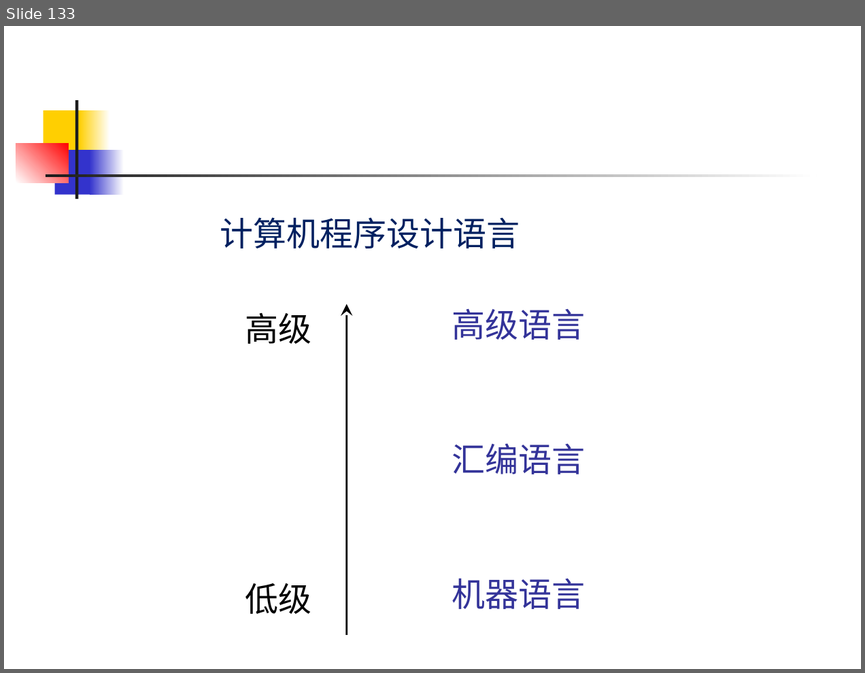
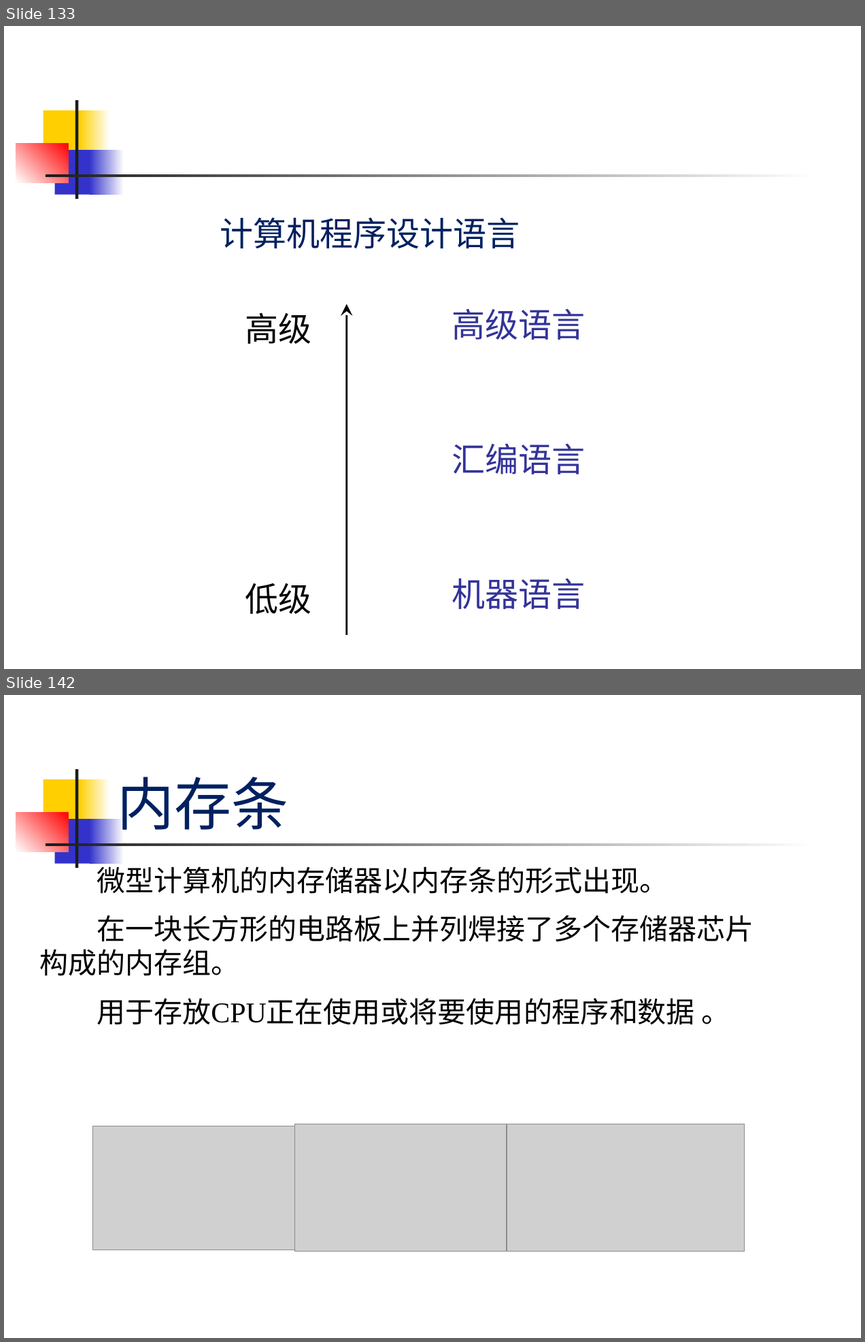
Before and after one commit to sans123wx/class, a slide deck: 计算机应用基础/第1章计算机基础/第1.1章 计算机概述 .pptx. Shown one above the other, each under a label of ours: slide 133 before the commit, slides 133 and 142 after it; the slides between them are not shown. The pictures are 865x673 and 865x1342 pixels, drawn with LibreOffice and Linux fonts; fonts in the diff are those of the drawing; grey boxes stand for pictures. Boxes give left, top, right and bottom in pixels: in the first picture for what was removed or moved away, otherwise in the second. Text is boxed around its words. In the diff, an @@ line names an element or a change of style, - is before the commit and + after.

```diff
--- a/计算机应用基础/第1章计算机基础/第1.1章 计算机概述 .pptx
+++ b/计算机应用基础/第1章计算机基础/第1.1章 计算机概述 .pptx
@@ slide 142 added at bbox=[4, 695, 861, 1338], background #FFFFFF; not listed: 7 template elements that a slide beside it also shows @@
@@ title added at bbox=[117, 777, 288, 830], 48 pt, text #002060 @@
+内存条
@@ text added at bbox=[39, 862, 753, 1025], 24 pt, text #000000 @@
+微型计算机的内存储器以内存条的形式出现。
+在一块长方形的电路板上并列焊接了多个存储器芯片构成的内存组。
+用于存放CPU正在使用或将要使用的程序和数据 。
@@ picture added at bbox=[92, 1126, 295, 1250] @@
@@ picture added at bbox=[294, 1123, 506, 1251] @@
@@ picture added at bbox=[507, 1123, 745, 1251] @@
```
Also in this commit, not shown: 88 slides changed, 15 other slides added, 2 other files.
